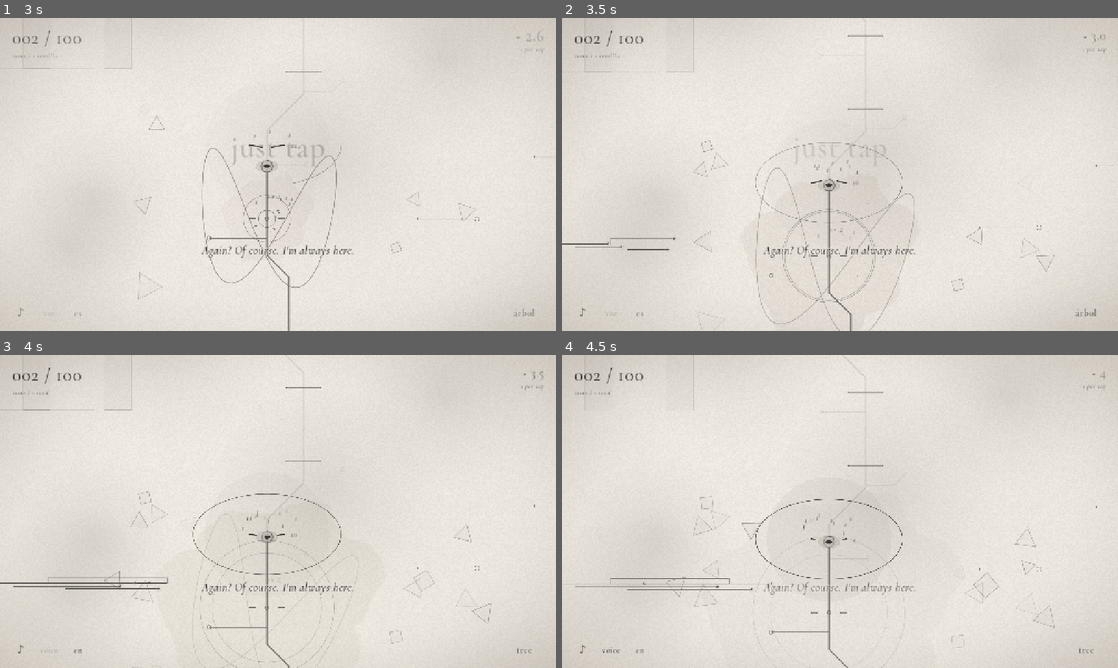
Above: before the commit, frames 1-4 (two rows, left to right).
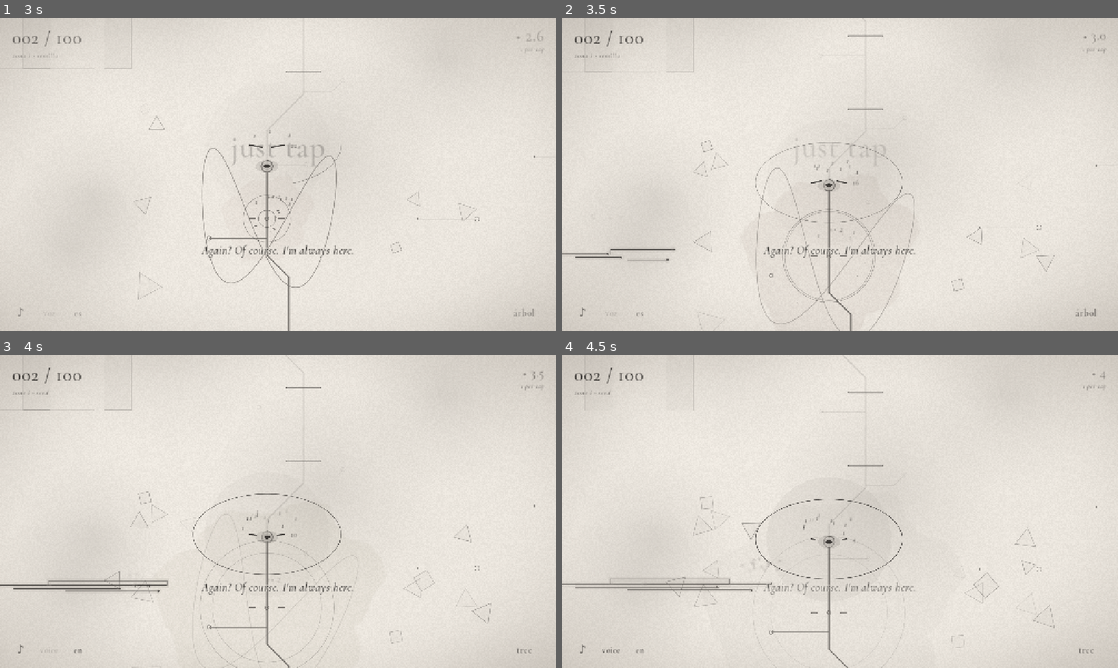
Above: after the commit, the same moments.

Repository: pablopalma/just-tap-repository
Game: Godot game, scene res://tools/screenshots.tscn
Same seed, same stepped clock (60 frames per second), same inputs: the game is played once before the commit and once after it. This scene is started directly instead of the project's main scene.
Inputs (mouse positions are in pixels of both pictures, inside the frame that each line leads up to):
- Up to frame 1 (3 s): click "en" at 0.5 s; tap Enter at 1.25 s; move the mouse to (250, 237) at 1.27 s; click (250, 237) at 1.42 s; tap Space at 1.52, 1.82 s; click "♪" at 2 s; click "voz" at 2.75 s
- Up to frame 2 (3.5 s): no input
- Up to frame 3 (4 s): click "es" at 3.5 s
- Up to frame 4 (4.5 s): click "voice" at 4.25 s

Frame 1 is identical in both runs. In frame 2, 0.2% of the frame differs, in the area x 0-21%, y 70-78%; in frame 3, 0.7%, in the area x 0-31%, y 70-76%; in frame 4, 0.3%.

Commit message:
Ambiente estilo Gris: el ave y las estructuras
El ave aletea con aire, grita en el tono del acorde y pasa con Doppler.
Las estructuras suenan lejos (swell, glissando de arpa, resonancia al
completarse) y suben flotando con brillo y chispas de luz.

Co-Authored-By: Claude Opus 5.5 <noreply@anthropic.com>

Diff:
--- a/autoload/music.gd
+++ b/autoload/music.gd
@@ -14,6 +14,9 @@
 const MUSIC_BUS := &"Music"
 const CHOIR_BUS := &"Choir"
 const BIRD_BUS := &"Bird"
+## Far away: big reverb and a low-pass, for the landscape building itself in the distance.
+const DISTANT_BUS := &"Distant"
+const DISTANT_VOICES := 10
 const BIRD_VOICES := 8
 ## The bird's calls: chord degrees, a short phrase that falls and lifts like a cry.
 const BIRD_CALLS := [[7, 5, 6], [8, 6, 4], [6, 7, 5, 4], [9, 7, 8]]
@@ -59,6 +62,10 @@
 var _bird_i := 0
 var _bird_call_i := 0
 var _bird_active := false
+var _distant_voices: Array[AudioStreamPlayer] = []
+var _distant_i := 0
+## Air, swell, cry and resonance (scripts/atmosphere.gd), made once at start.
+var _atmos := {}
 ## Set by a director (the trailer): zone and layers stay put whatever the game does.
 var locked := false
 
@@ -86,6 +93,12 @@
 		p.bus = BIRD_BUS
 		add_child(p)
 		_bird_voices.append(p)
+	for i in DISTANT_VOICES:
+		var p := AudioStreamPlayer.new()
+		p.bus = DISTANT_BUS
+		add_child(p)
+		_distant_voices.append(p)
+	_atmos = {"whoosh": Atmosphere.whoosh(), "swell": Atmosphere.swell(), "cry": Atmosphere.cry(), "boom": Atmosphere.boom()}
 	for i in 2:
 		var p := AudioStreamPlayer.new()
 		p.bus = CHOIR_BUS
@@ -153,6 +166,9 @@
 func set_enabled(on: bool) -> void:
 	SaveSystem.music_on = on
 	AudioServer.set_bus_mute(_music_bus, not on)
+	var d := AudioServer.get_bus_index(DISTANT_BUS)
+	if d != -1:
+		AudioServer.set_bus_mute(d, not on)
 
 
 func is_enabled() -> bool:
@@ -241,15 +257,18 @@
 	for i in phrase.size():
 		var at := t + i * eighth
 		var midi := chord_note(int(phrase[i]), tonic() + 12)
-		_schedule(at, "note", "flute", midi, vol, true)
-		_schedule(at, "note", "glass", midi + 12, vol * 0.35, true)
+		_schedule(at, "note", "flute", midi, vol * 0.5, true)
+		_schedule(at, "note", "glass", midi + 12, vol * 0.2, true)
+	bird_cry(clampf(vol / 0.06, 0.0, 1.0))
 
 
 ## Rush of air from the wings as it passes close.
 func bird_whoosh(vol: float) -> void:
 	if not playing:
 		return
-	_schedule(_grid_time(_s16() * 4.0), "wind", "zona", tonic(), vol, true)
+	# It rushes past: air swelling in, then a whoosh that drops in pitch as it goes (Doppler).
+	_schedule_atmos(_time, "swell", 0.9, -18.0, "bird")
+	_schedule_atmos(_time + 1.2, "whoosh", 1.25, -11.0, "bird", 0.7, 1.4)
 	_schedule(_grid_time(_s16() * 4.0), "note", "bass", tonic() - 12, vol * 0.8, true)
 
 
@@ -277,8 +296,12 @@
 		set_bird_pan(side * 0.6)
 	var div := _tap_div()
 	var t := _grid_time(div * 2.0) + div * 2.0
+	# Far away, air swells in before the piece appears, then a quick harp glissando opens it.
+	_schedule_atmos(maxf(_time, t - 1.45), "swell", randf_range(0.9, 1.1), -20.0, "distant")
+	for i in 5:
+		_schedule_deg(t + div * 0.25 * i, "harp", start_deg(j) + i, 12, 0.03)
 	_schedule(t, "wind", "auto", chord_note(j, tonic() + 12), 0.05, true)
-	var start := j % 3 + 2
+	var start := start_deg(j)
 	var steps := maxi(4, floori(draw_time / (div * 2.0)))
 	for i in steps:
 		var at := t + div * 2.0 * i
@@ -298,12 +321,62 @@
 		_schedule_deg(c0, "harp", 0, 0, 0.06)
 		_schedule_deg(c0 + div, "harp", 2, 0, 0.05)
 		_schedule(c0, "wind", "zona", tonic(), 0.05, true)
+		# and a deep resonance under it, far away, with the choir rising.
+		_schedule_atmos(c0, "boom", 1.0, -9.0, "distant")
+		choir_swell()
+
+
+static func start_deg(j: int) -> int:
+	return j % 3 + 2
 
 
 ## A note given as a chord degree; the pitch is picked when it plays (see _fire).
 func _schedule_deg(t: float, inst: String, deg: int, octave_offset: int, vol: float) -> void:
 	_queue.append({"t": t, "kind": "deg", "what": inst, "deg": deg, "base": octave_offset, "vol": vol,
 		"bird": true})
+
+
+## Air, swell, cry or boom on the "bird" or "distant" bus. glide: pitch multiplier reached over
+## glide_time (a Doppler pass).
+func _schedule_atmos(t: float, what: String, pitch: float, db: float, pool: String, glide := 1.0, glide_time := 1.0) -> void:
+	_queue.append({"t": t, "kind": "atmos", "what": what, "pitch": pitch, "db": db, "pool": pool,
+		"glide": glide, "glide_time": glide_time})
+
+
+func _pool(name: String) -> AudioStreamPlayer:
+	if name == "distant":
+		var p := _distant_voices[_distant_i]
+		_distant_i = (_distant_i + 1) % DISTANT_VOICES
+		return p
+	var b := _bird_voices[_bird_i]
+	_bird_i = (_bird_i + 1) % BIRD_VOICES
+	return b
+
+
+## A wing beat: air, louder the closer the bird is.
+func bird_flap(depth: float) -> void:
+	if not playing:
+		return
+	_schedule_atmos(_time, "whoosh", randf_range(0.85, 1.1), lerpf(-30.0, -17.0, depth), "bird")
+
+
+## The bird's voice, far away: a cry in the chord's key, answered a third higher.
+func bird_cry(depth: float) -> void:
+	if not playing:
+		return
+	var t := _grid_time(_s16() * 2.0)
+	var a := _fold(chord_note(randi_range(4, 6), tonic() + 12), 81)
+	var b := _fold(chord_note(randi_range(6, 8), tonic() + 12), 84)
+	var db := lerpf(-24.0, -15.0, depth)
+	_schedule_atmos(t, "cry", pow(2.0, (a - 69) / 12.0), db, "bird")
+	_schedule_atmos(t + _s16() * 6.0, "cry", pow(2.0, (b - 69) / 12.0), db - 5.0, "bird")
+
+
+static func _fold(midi: int, ceiling: int) -> int:
+	while midi > ceiling:
+		midi -= 12
+	return midi
+
 
 ## The bird owns the pan of its bus while it flies.
 func set_bird_active(on: bool) -> void:
@@ -503,6 +576,15 @@
 
 
 func _fire(q: Dictionary) -> void:
+	if q.kind == "atmos":
+		var p := _pool(q.pool)
+		p.stream = _atmos[q.what]
+		p.pitch_scale = q.pitch
+		p.volume_db = q.db
+		p.play()
+		if q.glide != 1.0:
+			create_tween().tween_property(p, "pitch_scale", q.pitch * q.glide, q.glide_time)
+		return
 	if q.kind == "deg":
 		var midi := chord_note(q.deg, tonic() + q.base)
 		while midi > BRIGHT_CEILING:
@@ -601,6 +683,28 @@
 		delay.tap2_active = false
 		delay.feedback_active = false
 		AudioServer.add_bus_effect(_bird_bus, delay)
+		# A wide, airy hall: the bird is far behind everything, even when it is big on screen.
+		var hall := AudioEffectReverb.new()
+		hall.room_size = 0.92
+		hall.damping = 0.35
+		hall.wet = 0.45
+		hall.dry = 0.75
+		AudioServer.add_bus_effect(_bird_bus, hall)
+	if AudioServer.get_bus_index(DISTANT_BUS) == -1:
+		AudioServer.add_bus()
+		var d := AudioServer.bus_count - 1
+		AudioServer.set_bus_name(d, DISTANT_BUS)
+		AudioServer.set_bus_send(d, &"Master")
+		var far := AudioEffectReverb.new()
+		far.room_size = 0.96
+		far.damping = 0.45
+		far.wet = 0.55
+		far.dry = 0.6
+		AudioServer.add_bus_effect(d, far)
+		var dull := AudioEffectLowPassFilter.new()
+		dull.cutoff_hz = 2800.0
+		AudioServer.add_bus_effect(d, dull)
+		AudioServer.set_bus_mute(d, AudioServer.is_bus_mute(_music_bus))
 	else:
 		_bird_panner = AudioServer.get_bus_effect(_bird_bus, 0) as AudioEffectPanner
 
--- /dev/null
+++ b/scripts/atmosphere.gd
@@ -0,0 +1,102 @@
+class_name Atmosphere
+extends RefCounted
+## Sounds that are not notes, made once at start (they are not in the sample pack): air, a reversed
+## swell, a tonal bird cry and a deep resonance. Mono 16-bit at 22 050 Hz. They are played through
+## reverb-heavy buses so they sit far away, the way Gris uses air and voices rather than effects.
+## The cry is rendered on A4 (MIDI 69) and tuned to the chord with pitch_scale.
+
+const RATE := 22050
+
+
+## A soft rush of air: band-limited noise with a quick rise and a long fall (a wing beat).
+static func whoosh(length := 0.75) -> AudioStreamWAV:
+	var n := int(length * RATE)
+	var out := PackedFloat32Array()
+	out.resize(n)
+	var rng := RandomNumberGenerator.new()
+	rng.seed = 11
+	var lo := 0.0
+	var lo2 := 0.0
+	for i in n:
+		var t := float(i) / n
+		var white := rng.randf_range(-1.0, 1.0)
+		lo += (white - lo) * 0.11
+		lo2 += (lo - lo2) * 0.02
+		var band := lo - lo2
+		var env := pow(sin(PI * pow(t, 0.55)), 2.0)
+		out[i] = band * env
+	return _wav(out)
+
+
+## Air swelling up and cut short, like a reversed cymbal: what comes before something appears.
+static func swell(length := 1.6) -> AudioStreamWAV:
+	var n := int(length * RATE)
+	var out := PackedFloat32Array()
+	out.resize(n)
+	var rng := RandomNumberGenerator.new()
+	rng.seed = 23
+	var lo := 0.0
+	for i in n:
+		var t := float(i) / n
+		var white := rng.randf_range(-1.0, 1.0)
+		lo += (white - lo) * lerpf(0.01, 0.35, t * t)
+		var env := pow(t, 2.6) * (1.0 - smoothstep(0.93, 1.0, t))
+		out[i] = lo * env
+	return _wav(out)
+
+
+## A distant bird: a tone that rises a little and falls further, with vibrato and a breathy edge.
+static func cry(length := 1.5) -> AudioStreamWAV:
+	var n := int(length * RATE)
+	var out := PackedFloat32Array()
+	out.resize(n)
+	var rng := RandomNumberGenerator.new()
+	rng.seed = 37
+	var phase := 0.0
+	var air := 0.0
+	for i in n:
+		var t := float(i) / n
+		var semis := 3.0 * sin(PI * minf(t * 1.6, 1.0)) - 5.0 * smoothstep(0.45, 1.0, t)
+		semis += 0.3 * sin(TAU * 5.5 * t * length)
+		var f := 440.0 * pow(2.0, semis / 12.0)
+		phase += TAU * f / RATE
+		air += (rng.randf_range(-1.0, 1.0) - air) * 0.3
+		var tone := sin(phase) + 0.28 * sin(2.0 * phase) + 0.08 * sin(3.0 * phase)
+		var env := smoothstep(0.0, 0.12, t) * pow(1.0 - t, 1.4)
+		out[i] = (tone * 0.8 + air * 0.12) * env
+	return _wav(out)
+
+
+## A deep, slow resonance: a low sine that sinks a little, with a soft thump at the start.
+static func boom(length := 2.4) -> AudioStreamWAV:
+	var n := int(length * RATE)
+	var out := PackedFloat32Array()
+	out.resize(n)
+	var rng := RandomNumberGenerator.new()
+	rng.seed = 41
+	var phase := 0.0
+	var lo := 0.0
+	for i in n:
+		var t := float(i) / n
+		var f := lerpf(62.0, 46.0, sqrt(t))
+		phase += TAU * f / RATE
+		lo += (rng.randf_range(-1.0, 1.0) - lo) * 0.05
+		var env := smoothstep(0.0, 0.03, t) * exp(-3.2 * t)
+		out[i] = (sin(phase) + 0.25 * sin(2.0 * phase)) * env + lo * exp(-40.0 * t) * 0.6
+	return _wav(out)
+
+
+static func _wav(samples: PackedFloat32Array) -> AudioStreamWAV:
+	var peak := 0.0001
+	for s in samples:
+		peak = maxf(peak, absf(s))
+	var data := PackedByteArray()
+	data.resize(samples.size() * 2)
+	for i in samples.size():
+		data.encode_s16(i * 2, int(clampf(samples[i] / peak * 0.85, -1.0, 1.0) * 32767.0))
+	var w := AudioStreamWAV.new()
+	w.format = AudioStreamWAV.FORMAT_16_BITS
+	w.mix_rate = RATE
+	w.stereo = false
+	w.data = data
+	return w
--- a/scripts/world/giant_bird.gd
+++ b/scripts/world/giant_bird.gd
@@ -17,6 +17,7 @@
 var _prev_x := 0.0
 var _tint := Color.WHITE
 var _sad := false
+var _beat := 0.0
 
 
 func _ready() -> void:
@@ -79,6 +80,11 @@
 
 	var pan := clampf(x / (vp.x * 0.5), -1.0, 1.0) * 0.8
 	Music.set_bird_pan(pan)
+	# A breath of air on every down-stroke (the beat wraps), louder when it is near.
+	var ph := Music.beat_phase()
+	if ph < _beat and _drawer.fade > 0.2:
+		Music.bird_flap(depth * _drawer.fade)
+	_beat = ph
 	while not _events.is_empty() and p >= _events[0]:
 		var e: float = _events.pop_front()
 		if is_equal_approx(e, 0.3):
--- a/scripts/world/landscape.gd
+++ b/scripts/world/landscape.gd
@@ -152,6 +152,7 @@
 					continue
 				var p := 1.0
 				var glow := 0.0
+				var rise := Vector2.ZERO
 				if anim.has(n):
 					var e := now - float(anim[n])
 					p = clampf(e / Landscape.DRAW_TIME, 0.0, 1.0)
@@ -159,7 +160,11 @@
 					glow = 1.0 - clampf((e - Landscape.DRAW_TIME) / Landscape.SETTLE, 0.0, 1.0)
 					if e < 0.0:
 						continue
-				_piece(ps[j], Vector2.ZERO, p, glow, col)
+					# It floats up into place as it is drawn, the way things rise in Gris.
+					rise = Vector2(0.0, 90.0 * pow(1.0 - p, 2.0))
+				_piece(ps[j], rise, p, glow, col)
+				if glow > 0.0:
+					_motes(ps[j], rise, p, glow, col, n)
 		draw_set_transform(Vector2.ZERO)
 
 	func _piece(piece: Dictionary, f: Vector2, p: float, glow: float, col: Color) -> void:
@@ -170,10 +175,41 @@
 		var ink := Color(Palette.INK.lerp(col.darkened(0.4), grand * 0.6), 0.42 + 0.4 * glow + 0.3 * grand)
 		var w := (1.6 + 0.8 * glow + 0.6 * grand) * width_mul / Landscape.STRUCT_SCALE
 		for line in piece.lines:
+			if glow > 0.0:
+				# a soft light behind the fresh stroke
+				_partial(line, f, p, Color(col, 0.22 * glow), w * 6.0)
 			var tip := _partial(line, f, p, ink, w)
 			if p < 1.0:
 				draw_circle(tip, 3.0 / Landscape.STRUCT_SCALE, Color(Palette.INK, 0.8))
 				draw_circle(tip, 9.0 / Landscape.STRUCT_SCALE, Color(col, 0.18))
+
+	## Sparks of light rising from the pen while it draws, then from the whole piece as it settles.
+	func _motes(piece: Dictionary, f: Vector2, p: float, glow: float, col: Color, n: int) -> void:
+		if piece.lines.is_empty():
+			return
+		var line: PackedVector2Array = piece.lines[0]
+		var light := col.lightened(0.2)
+		for k in 14:
+			var seed := float(n * 31 + k * 7)
+			var age := fposmod(now * 0.55 + k / 14.0 + seed * 0.13, 1.0)
+			# born near the pen while drawing, anywhere along the line once drawn
+			var u := clampf(p - 0.04 * fposmod(seed, 3.0), 0.0, 1.0) if p < 1.0 else fposmod(seed * 0.37, 1.0)
+			var at := _along(line, u) + f
+			# they open out as they rise, and swirl a little
+			var drift := Vector2(sin(seed) * 50.0 * age + sin(seed + now * 1.7) * 8.0, -age * 150.0)
+			drift /= Landscape.STRUCT_SCALE
+			var a := glow * pow(sin(PI * age), 2.0)
+			var r := lerpf(3.5, 1.5, age) / Landscape.STRUCT_SCALE
+			draw_circle(at + drift, r * 2.5, Color(col, a * 0.2))
+			draw_circle(at + drift, r, Color(light, a * 0.55))
+
+	## The point a fraction u of the way through a polyline's vertices.
+	func _along(line: PackedVector2Array, u: float) -> Vector2:
+		if line.size() == 1:
+			return line[0]
+		var x := u * (line.size() - 1)
+		var i := mini(int(x), line.size() - 2)
+		return line[i].lerp(line[i + 1], x - i)
 
 	## A piece not built yet: a faint dashed sketch.
 	func _ghost_piece(piece: Dictionary, col: Color) -> void:
--- /dev/null
+++ b/tools/gris_test.gd
@@ -0,0 +1,35 @@
+extends Node
+## Gris-style atmosphere check: a structure piece builds (swell, gliss, float-up, sparks) and the
+## giant bird passes (wing air, cry, Doppler rush).
+## godot --path . --write-movie Builds/gris_test.avi --fixed-fps 30 res://tools/gris_test.tscn
+
+const LENGTH := 16.0
+
+var _main: Node
+var _t := 0.0
+var _steps := {}
+
+
+func _ready() -> void:
+	SaveSystem.enabled = false
+	Narrator.auto = false
+	GameState.new_game()
+	_main = load("res://scenes/main.tscn").instantiate()
+	add_child(_main)
+
+
+func _process(delta: float) -> void:
+	_t += delta
+	_main.subtitle.visible = false
+	_once("jump", 0.3, func(): _main._on_dev("jump", 18))
+	_once("break", 1.2, func(): _main._dev_break())
+	_once("bird", 2.0, func(): _main.bird.fly())
+	_once("break2", 6.5, func(): _main._dev_break())
+	if _t >= LENGTH:
+		get_tree().quit()
+
+
+func _once(key: String, at: float, f: Callable) -> void:
+	if _t >= at and not _steps.has(key):
+		_steps[key] = true
+		f.call()
--- /dev/null
+++ b/tools/gris_test.tscn
@@ -0,0 +1,6 @@
+[gd_scene load_steps=2 format=3]
+
+[ext_resource type="Script" path="res://tools/gris_test.gd" id="1"]
+
+[node name="GrisTest" type="Node"]
+script = ExtResource("1")
Not shown, added: scripts/atmosphere.gd.uid
Not shown, added: tools/gris_test.gd.uid
